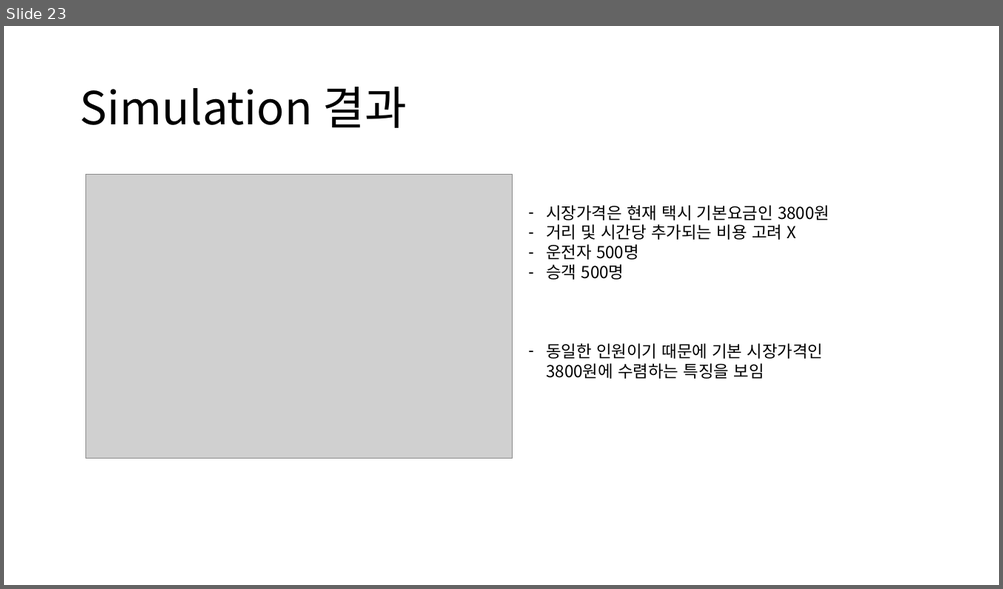
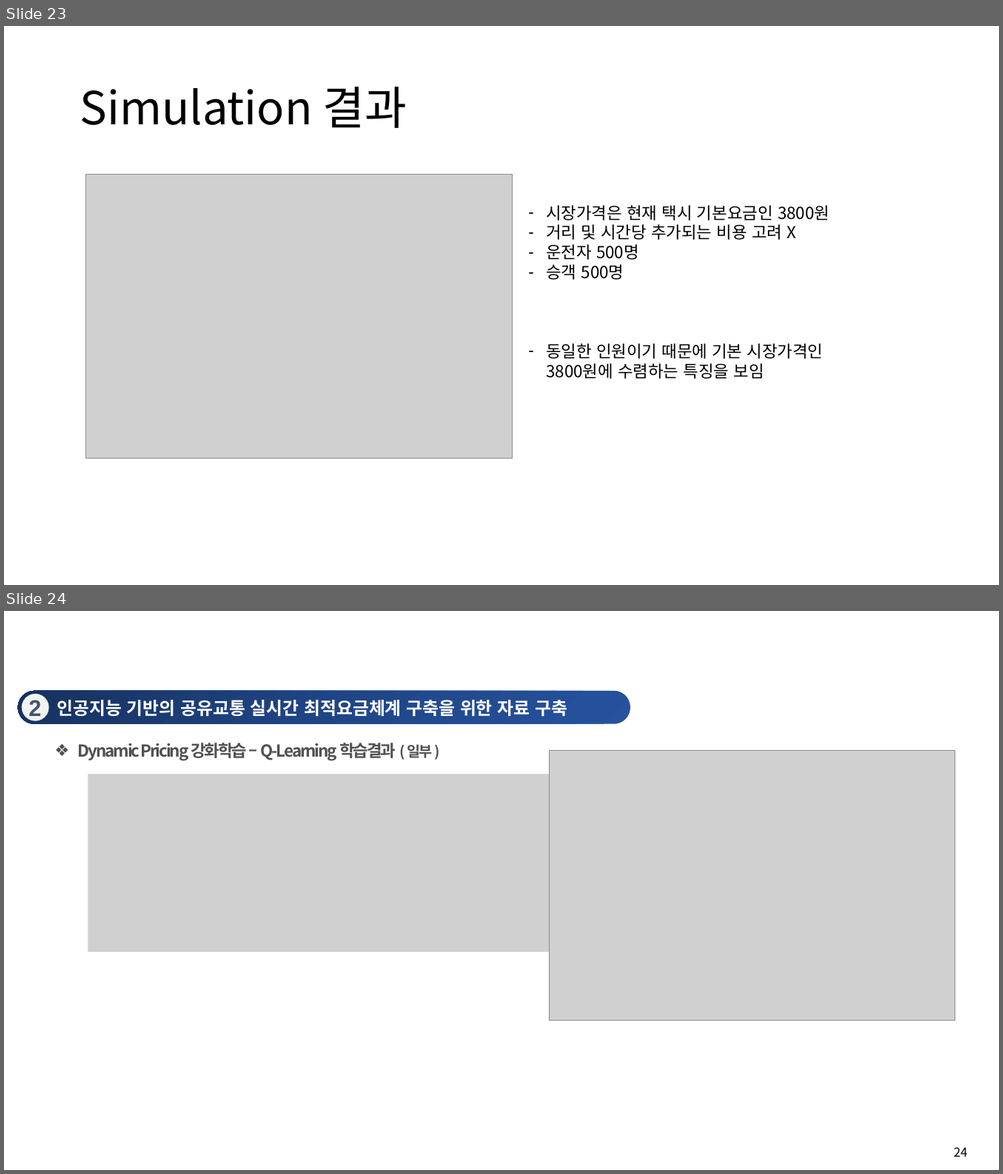
Before and after one commit to JunJun0411/ReinforcementLearning_DynamicPricing, a slide deck: DynamicPricing using ReinforcementLearning 발표.pptx. Shown one above the other, each under a label of ours: slide 23 before the commit, slides 23 and 24 after it. The pictures are 1003x589 and 1003x1174 pixels, drawn with LibreOffice and Linux fonts; fonts in the diff are those of the drawing; grey boxes stand for pictures; background and template pictures are left out. Boxes give left, top, right and bottom in pixels: in the first picture for what was removed or moved away, otherwise in the second. Text is boxed around its words. In the diff, an @@ line names an element or a change of style, - is before the commit and + after.

Commit message:
ppt

```diff
--- a/DynamicPricing using ReinforcementLearning 발표.pptx
+++ b/DynamicPricing using ReinforcementLearning 발표.pptx
@@ slide 24 added at <box>4,611,999,1170</box>, background picture (left out) @@
@@ group added at <box>18,691,631,723</box>: 2 texts, 1 rounded rectangle, 1 ellipse @@
+인공지능 기반의 공유교통 실시간 최적요금체계 구축을 위한 자료 구축
+2
@@ text added at <box>78,743,432,761</box>, 16 pt, text #524F4F, bold @@
+❖ Dynamic Pricing 강화학습 – Q-Learning 학습결과 ( 일부 )
@@ picture added at <box>549,751,955,1021</box> @@
@@ picture added at <box>88,775,926,953</box> @@
@@ page number added at <box>953,1147,967,1157</box>, 12 pt, text #000000 @@
+24
```
Also in this commit, not shown: 7 other slides added, 2 other files.
